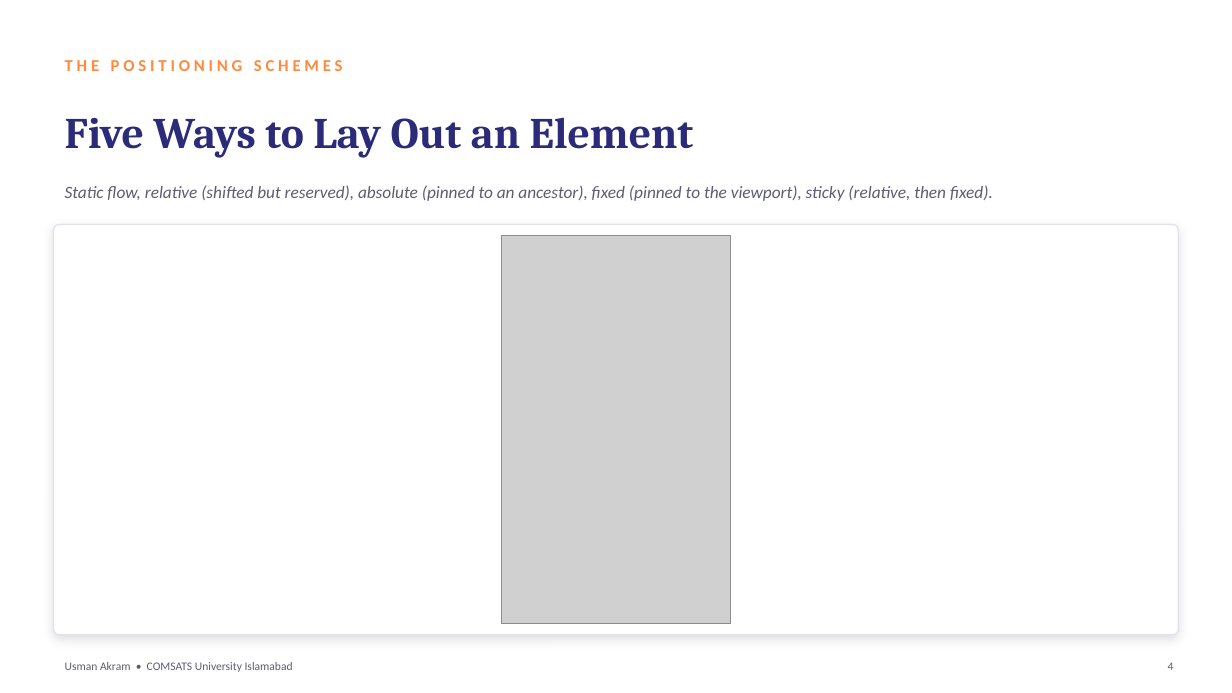
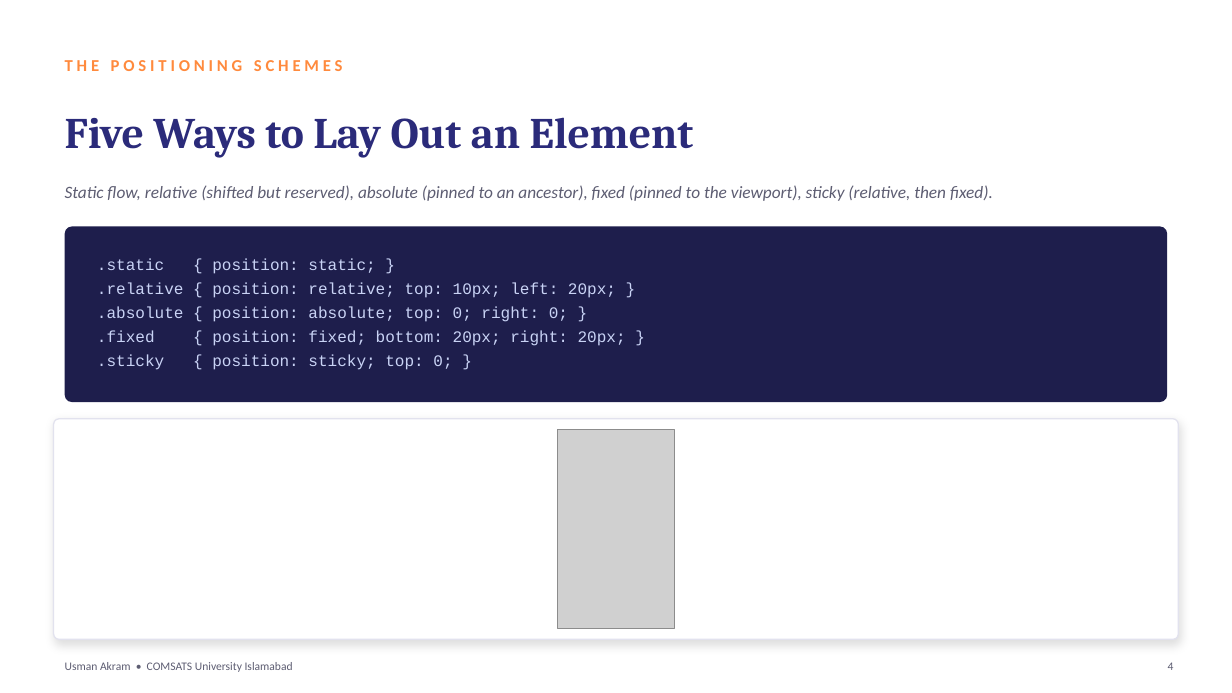
Before and after one commit to mua22/mern-web-book, a slide deck: slide 4 of slides/CSC336-Lecture-07-CSS-Positioning-and-Stacking.pptx. Drawn at 1232x693 pixels with LibreOffice and Linux fonts; fonts in the diff are those of the drawing; grey boxes stand for pictures. Boxes give left, top, right and bottom in pixels: in the first picture for what was removed or moved away, otherwise in the second. Text is boxed around its words. In the diff, an @@ line names an element or a change of style, - is before the commit and + after.

```diff
--- a/slides/CSC336-Lecture-07-CSS-Positioning-and-Stacking.pptx
+++ b/slides/CSC336-Lecture-07-CSS-Positioning-and-Stacking.pptx
@@ rounded rectangle added at (65,226,1167,402), fill #1E1E4C @@
@@ text added at (97,258,626,370), 12.5 pt, text #C9D3F5 @@
+.static { position: static; }
+.relative { position: relative; top: 10px; left: 20px; }
+.absolute { position: absolute; top: 0; right: 0; }
+.fixed { position: fixed; bottom: 20px; right: 20px; }
+.sticky { position: sticky; top: 0; }
@@ rounded rectangle: place and size @@
-rounded rectangle at (54,225,1178,635)
+rounded rectangle at (54,419,1178,640)
@@ rounded rectangle at (54,419,1178,640): proportions changed @@
@@ picture: place and size @@
-picture at (502,236,731,624)
+picture at (557,430,675,628)
```
Also in this commit, not shown: 13 other slides changed, 2 other files.
